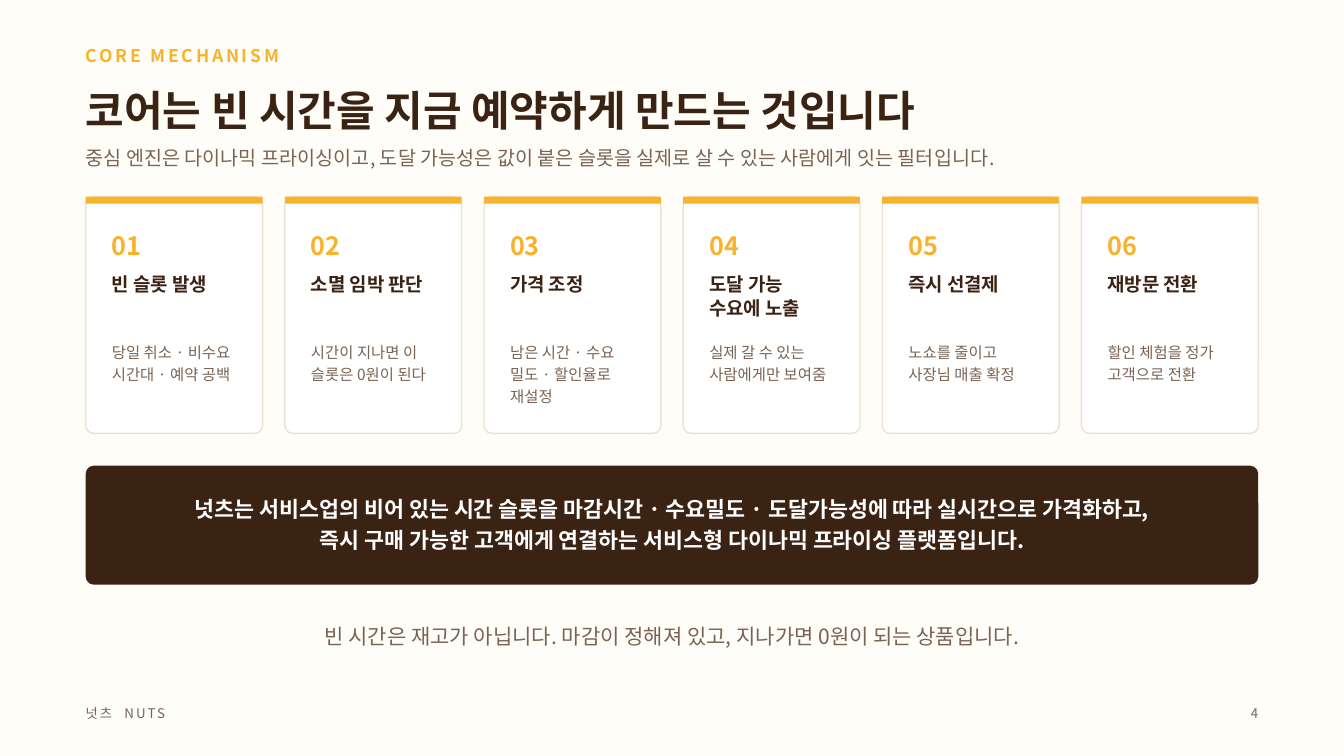
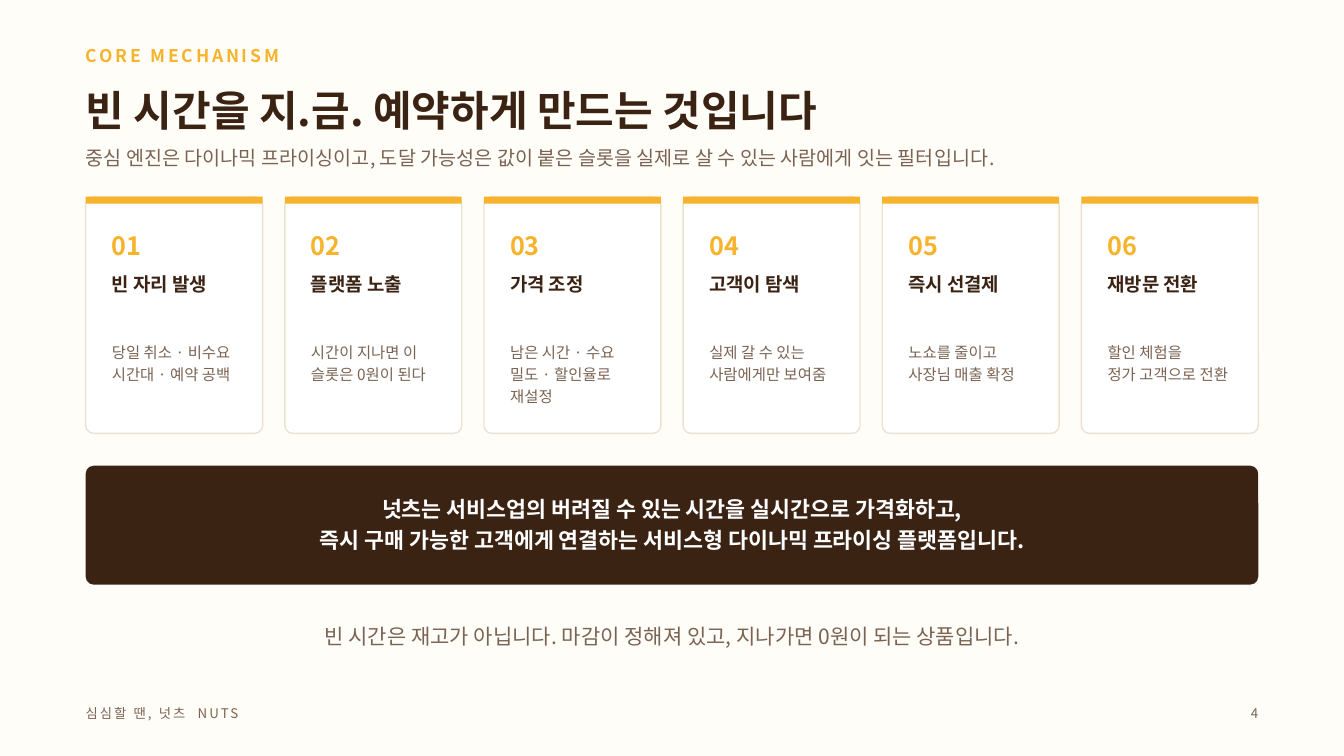
Before and after one commit to neti84-design/LMBA, a slide deck: slide 4 of 넛츠_IR덱.pptx. Drawn at 1344x756 pixels with LibreOffice and Linux fonts; fonts in the diff are those of the drawing. Boxes give left, top, right and bottom in pixels: in the first picture for what was removed or moved away, otherwise in the second. Text is boxed around its words. In the diff, an @@ line names an element or a change of style, - is before the commit and + after.

```diff
--- a/넛츠_IR덱.pptx
+++ b/넛츠_IR덱.pptx
@@ text at bbox=[86, 90, 817, 130]: text changed @@
-코어는 빈 시간을 지금 예약하게 만드는 것입니다
+빈 시간을 지.금. 예약하게 만드는 것입니다
@@ text at bbox=[112, 275, 207, 293]: text changed @@
-빈 슬롯 발생
+빈 자리 발생
@@ text at bbox=[311, 275, 402, 293]: text changed @@
-소멸 임박 판단
+플랫폼 노출
@@ text at bbox=[709, 275, 800, 293]: text changed @@
-도달 가능 수요에 노출
+고객이 탐색
@@ text at bbox=[1108, 345, 1228, 381]: text changed @@
-할인 체험을 정가 고객으로 전환
+할인 체험을
+정가 고객으로 전환
@@ text at bbox=[382, 498, 962, 522]: text changed @@
-넛츠는 서비스업의 비어 있는 시간 슬롯을 마감시간 · 수요밀도 · 도달가능성에 따라 실시간으로 가격화하고,
+넛츠는 서비스업의 버려질 수 있는 시간을 실시간으로 가격화하고,
@@ text at bbox=[86, 707, 185, 719]: text changed @@
-넛츠 NUTS
+심심할 땐, 넛츠 NUTS
```
Also in this commit, not shown: 7 other slides changed, 2 slides added, 5 slides removed, 12 other files.
